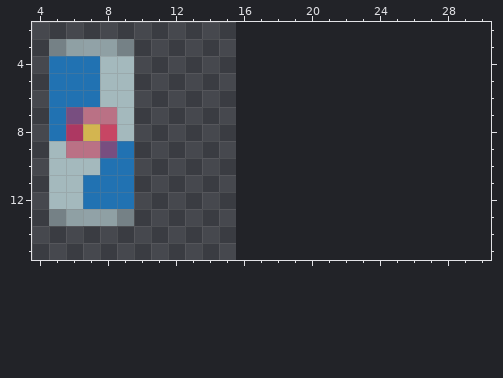
Pixel-art sprite: assets/items.png. The picture above was drawn from the file before the commit.
The file is 16x16 pixels. Shown: x 4..30, y 2..15. The old version is drawn lined up with the new one, on the new canvas.
The same view after the edit:
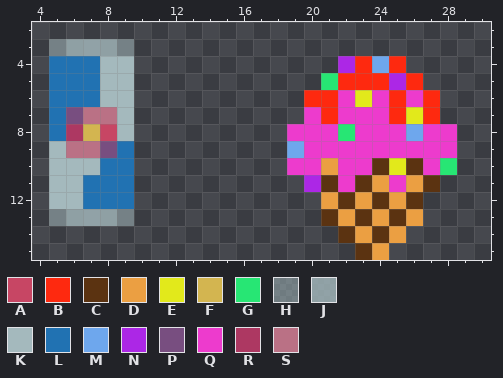
Palette (. is transparent): A #c74664  B #fe290f  C #5b3311  D #eb9f42  E #e2e91b  F #d3b550  G #27e674  H #a3b9bd80  J #a4b9bdcc  K #a4b9bd  L #2172b2  M #6ea7ed  N #ac27e6  P #784e80  Q #ed3bcd  R #ad3862  S #ba7185
The exact change:
canvas 16x16 -> 32x16
Colour B is added in row 4 at x 23 and 25; in row 5 at x 22 to 24 and 26; in row 6 at x 20 to 21, 25 and 27; in row 7 at x 21, 25 and 27.
Colour C is added in row 10 at x 24 and 26; in row 11 at x 21, 23 and 27; in row 12 at x 22, 24 and 26; in row 13 at x 21, 23 and 25; in row 14 at x 22 and 24; in row 15 at x 23.
Colour D is added in row 10 at x 21; in row 11 at x 24 and 26; in row 12 at x 21, 23 and 25; in row 13 at x 22, 24 and 26; in row 14 at x 23 and 25; in row 15 at x 24.
Colour E is added in row 6 at x 23; in row 7 at x 26; in row 10 at x 25.
Colour G is added in row 5 at x 21; in row 8 at x 22; in row 10 at x 28.
Colour M is added in row 4 at x 24; in row 8 at x 26; in row 9 at x 19.
Colour N is added in row 4 at x 22; in row 5 at x 25; in row 11 at x 20.
Colour Q is added in row 6 at x 22, 24 and 26; in row 7 at x 20 and 22 to 24; in row 8 at x 19 to 21, 23 to 25 and 27 to 28; in row 9 at x 20 to 28; in row 10 at x 19 to 20, 22 to 23 and 27; in row 11 at x 22 and 25.
Where, in picture pixels (left, top, right, bottom), the same in both pictures:
added: (287, 56, 457, 260)
